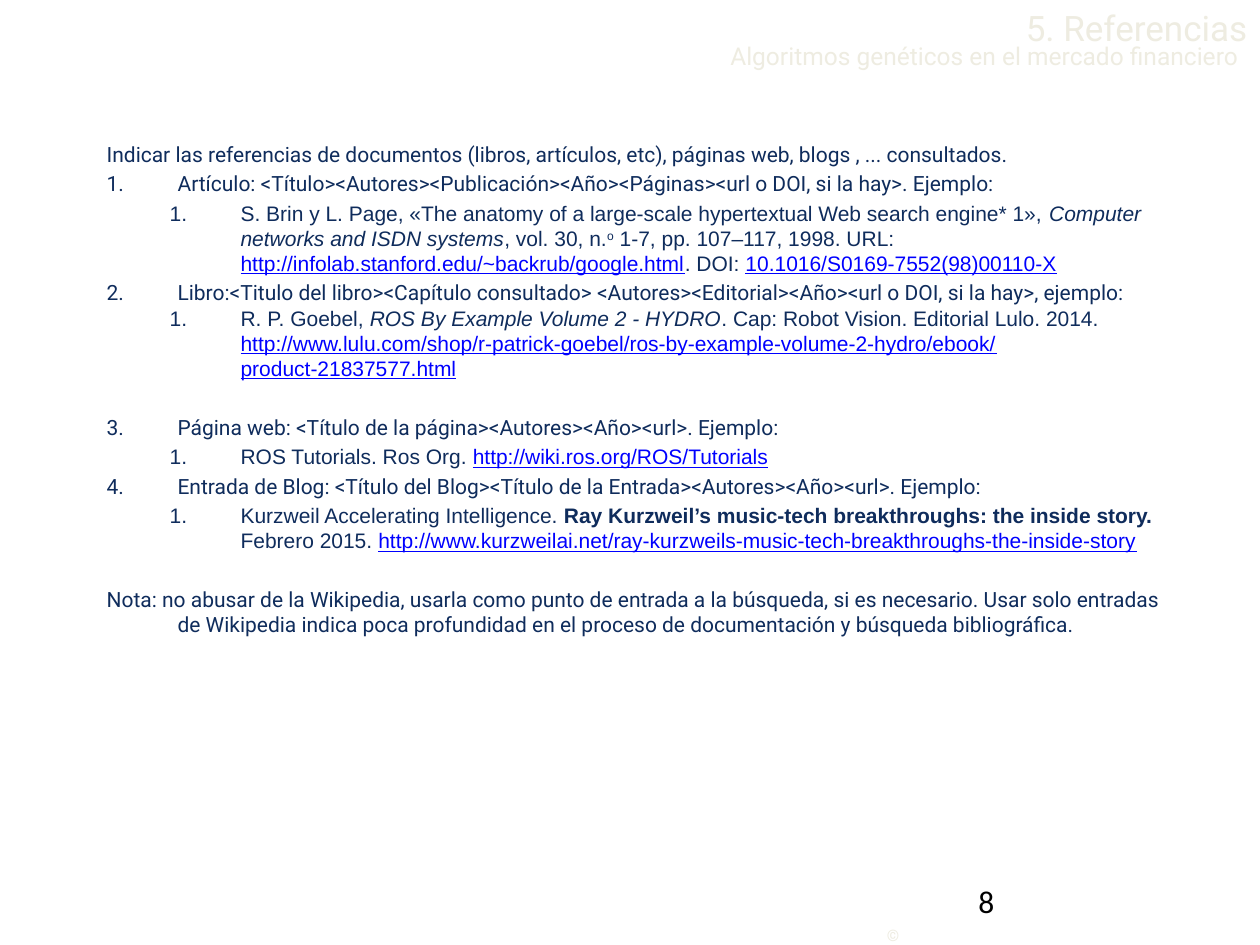
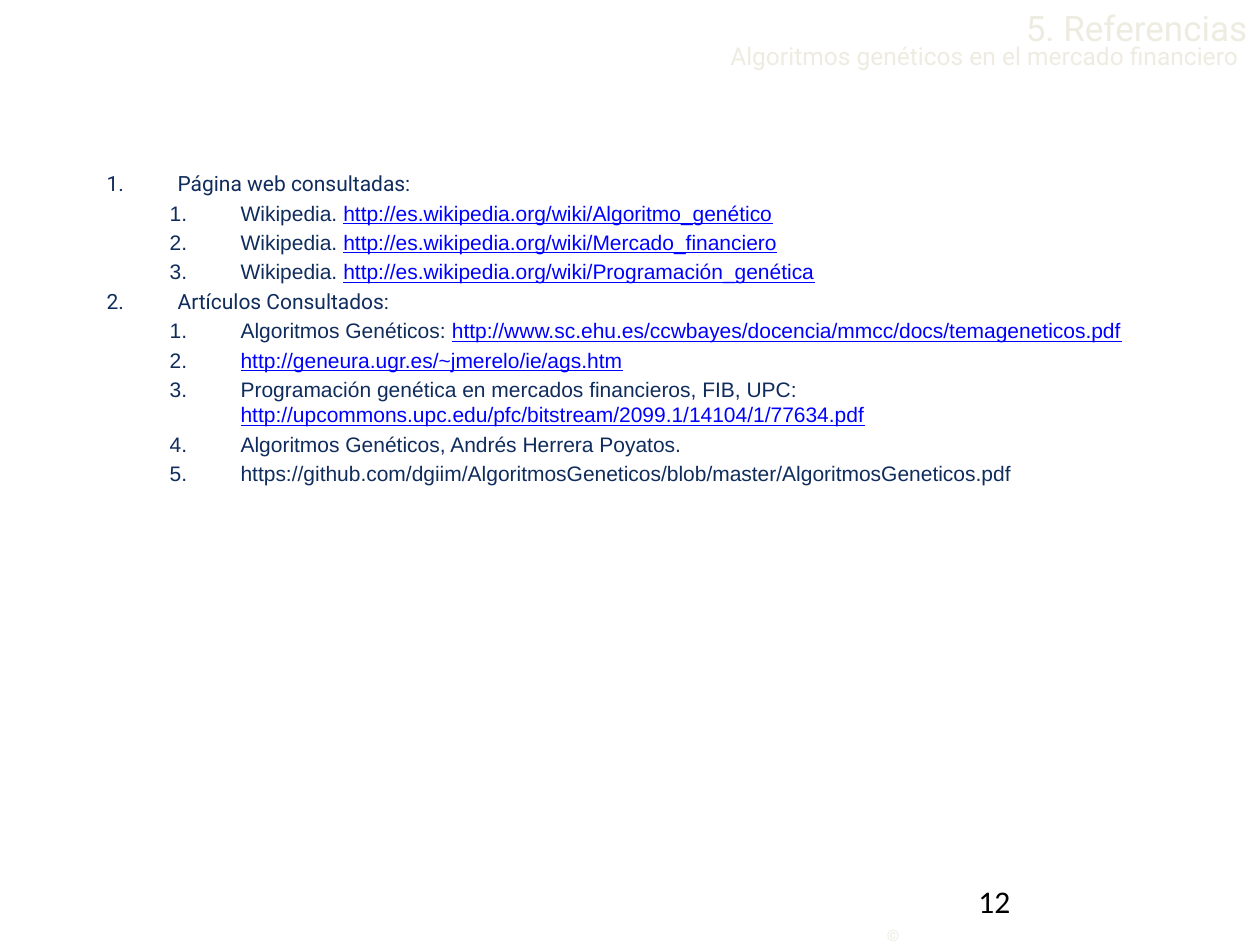
Before and after one commit to Lothar94/Inteligencia-Artificial, a slide deck: slide 12 of Practica1/PresentacionlA.pptx (slide 8 before the commit). Drawn at 1260x945 pixels with LibreOffice and Linux fonts; fonts in the diff are those of the drawing; background and template pictures are left out. Boxes give left, top, right and bottom in pixels: in the first picture for what was removed or moved away, otherwise in the second. Text is boxed around its words. In the diff, an @@ line names an element or a change of style, - is before the commit and + after.

```diff
--- a/Practica1/PresentacionlA.pptx
+++ b/Practica1/PresentacionlA.pptx
@@ subtitle "Algoritmos genéticos en el mercado ..." rewrapped from box(532, 616, 576, 632) to box(241, 322, 485, 398) @@
@@ text at box(178, 175, 1121, 486): text changed; text colour #0F2C5C to #0000FF @@
-Indicar las referencias de documentos (libros, artículos, etc), páginas web, blogs , ... consultados.
-1. Artículo: <Título><Autores><Publicación><Año><Páginas><url o DOI, si la hay>. Ejemplo:
-  1. S. Brin y L. Page, «The anatomy of a large-scale hypertextual Web search engine* 1», Computer networks and ISDN systems, vol. 30, n.o 1-7, pp. 107–117, 1998. URL: http://infolab.stanford.edu/~backrub/google.html. DOI: 10.1016/S0169-7552(98)00110-X
-2. Libro:<Titulo del libro><Capítulo consultado> <Autores><Editorial><Año><url o DOI, si la hay>, ejemplo:
-  1. R. P. Goebel, ROS By Example Volume 2 - HYDRO. Cap: Robot Vision. Editorial Lulo. 2014. http://www.lulu.com/shop/r-patrick-goebel/ros-by-example-volume-2-hydro/ebook/product-21837577.html
-3. Página web: <Título de la página><Autores><Año><url>. Ejemplo:
-  1. ROS Tutorials. Ros Org. http://wiki.ros.org/ROS/Tutorials
-4. Entrada de Blog: <Título del Blog><Título de la Entrada><Autores><Año><url>. Ejemplo:
-  1. Kurzweil Accelerating Intelligence. Ray Kurzweil’s music-tech breakthroughs: the inside story. Febrero 2015. http://www.kurzweilai.net/ray-kurzweils-music-tech-breakthroughs-the-inside-story
-Nota: no abusar de la Wikipedia, usarla como punto de entrada a la búsqueda, si es necesario. Usar solo entradas de Wikipedia indica poca profundidad en el proceso de documentación y búsqueda bibliográfica.
+1. Página web consultadas:
+  1. Wikipedia. http://es.wikipedia.org/wiki/Algoritmo_genético
+  2. Wikipedia. http://es.wikipedia.org/wiki/Mercado_financiero
+  3. Wikipedia. http://es.wikipedia.org/wiki/Programación_genética
+2. Artículos Consultados:
+  1. Algoritmos Genéticos: http://www.sc.ehu.es/ccwbayes/docencia/mmcc/docs/temageneticos.pdf
+  2. http://geneura.ugr.es/~jmerelo/ie/ags.htm
+  3. Programación genética en mercados financieros, FIB, UPC: http://upcommons.upc.edu/pfc/bitstream/2099.1/14104/1/77634.pdf
+  4. Algoritmos Genéticos, Andrés Herrera Poyatos.
+  5. https://github.com/dgiim/AlgoritmosGeneticos/blob/master/AlgoritmosGeneticos.pdf
@@ page number at box(978, 892, 1010, 913): text changed @@
-8
+12
```
Also in this commit, not shown: 5 other slides changed, 4 slides added.
